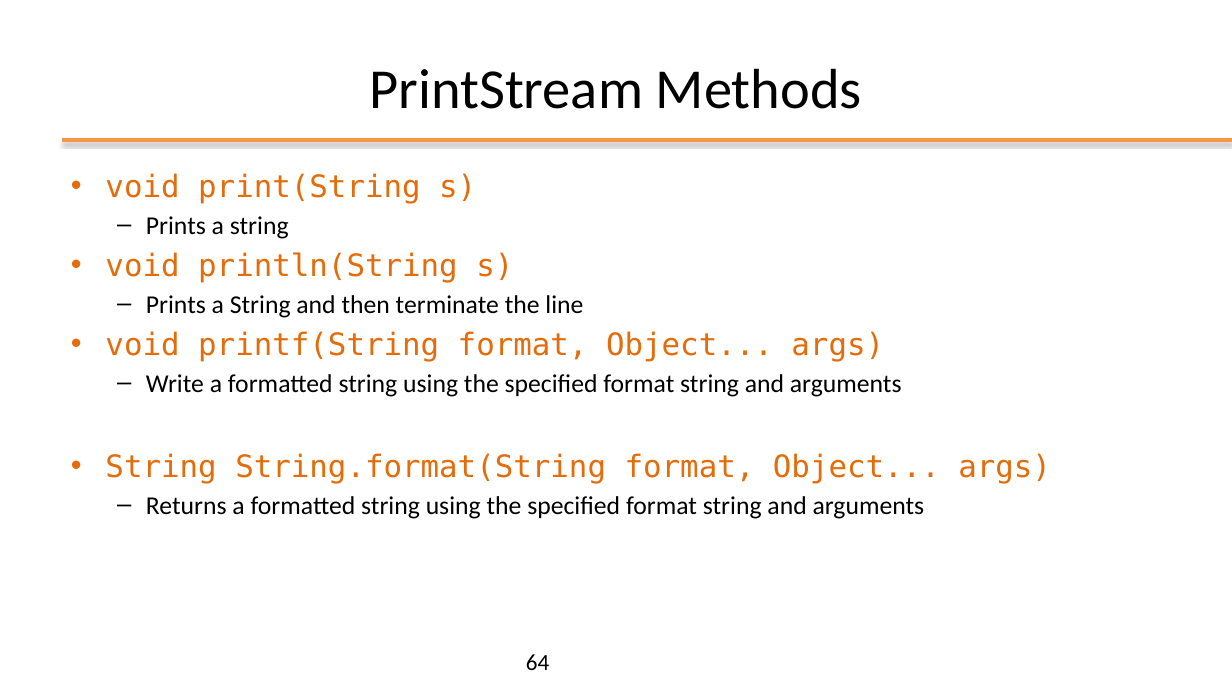
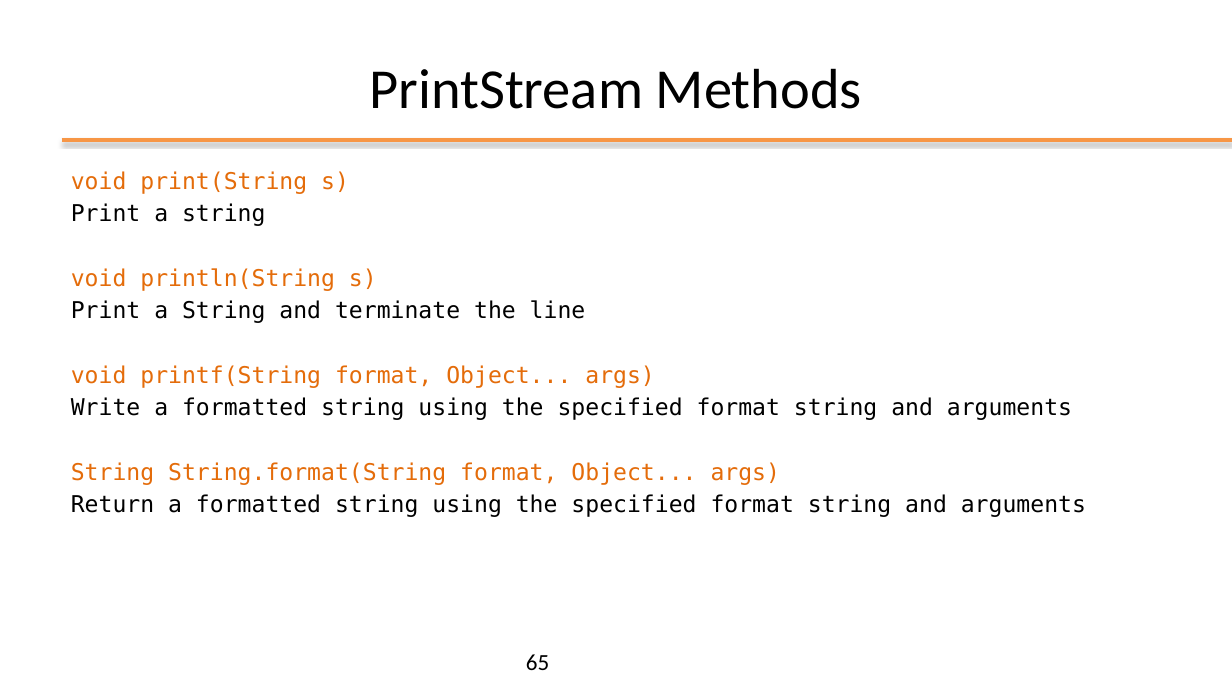
Before and after one commit to nbicocchi/learn-java-core, a slide deck: slide 65 of assets/slides/E2 - Java Basics.pptx (slide 64 before the commit). Drawn at 1232x693 pixels with LibreOffice and Linux fonts; fonts in the diff are those of the drawing; background and template pictures are left out. Boxes give left, top, right and bottom in pixels: in the first picture for what was removed or moved away, otherwise in the second. Text is boxed around its words. In the diff, an @@ line names an element or a change of style, - is before the commit and + after.

```diff
--- a/assets/slides/E2 - Java Basics.pptx
+++ b/assets/slides/E2 - Java Basics.pptx
@@ text at bbox=[71, 171, 1072, 485]: size 24 to 18 pt in "void print(String s)", "void println(String s)", "void printf(String format, Object... args)", "String String.format(String format, Object... args)"; size 20 to 18 pt, font Calibri to DejaVu Sans Mono in "Write a formatted string using the specified ..."; bullet • to none; less space between paragraphs; bullet – to none; list level 2 to 1 in "Write a formatted string using ..." @@
@@ text at bbox=[71, 203, 265, 226]: text changed; size 20 to 18 pt; font Calibri to DejaVu Sans Mono @@
-  – Prints a string
+Print a string
@@ text at bbox=[71, 300, 586, 323]: text changed; size 20 to 18 pt; font Calibri to DejaVu Sans Mono @@
-  – Prints a String and then terminate the line
+Print a String and terminate the line
@@ text at bbox=[71, 494, 1086, 517]: text changed; size 20 to 18 pt; font Calibri to DejaVu Sans Mono @@
-  – Returns a formatted string using the specified format string and arguments
+Return a formatted string using the specified format string and arguments
@@ page number at bbox=[526, 654, 549, 670]: text changed @@
-64
+65
```
Also in this commit, not shown: 23 other slides changed, 4 slides added, 3 slides removed, 1 other file.
